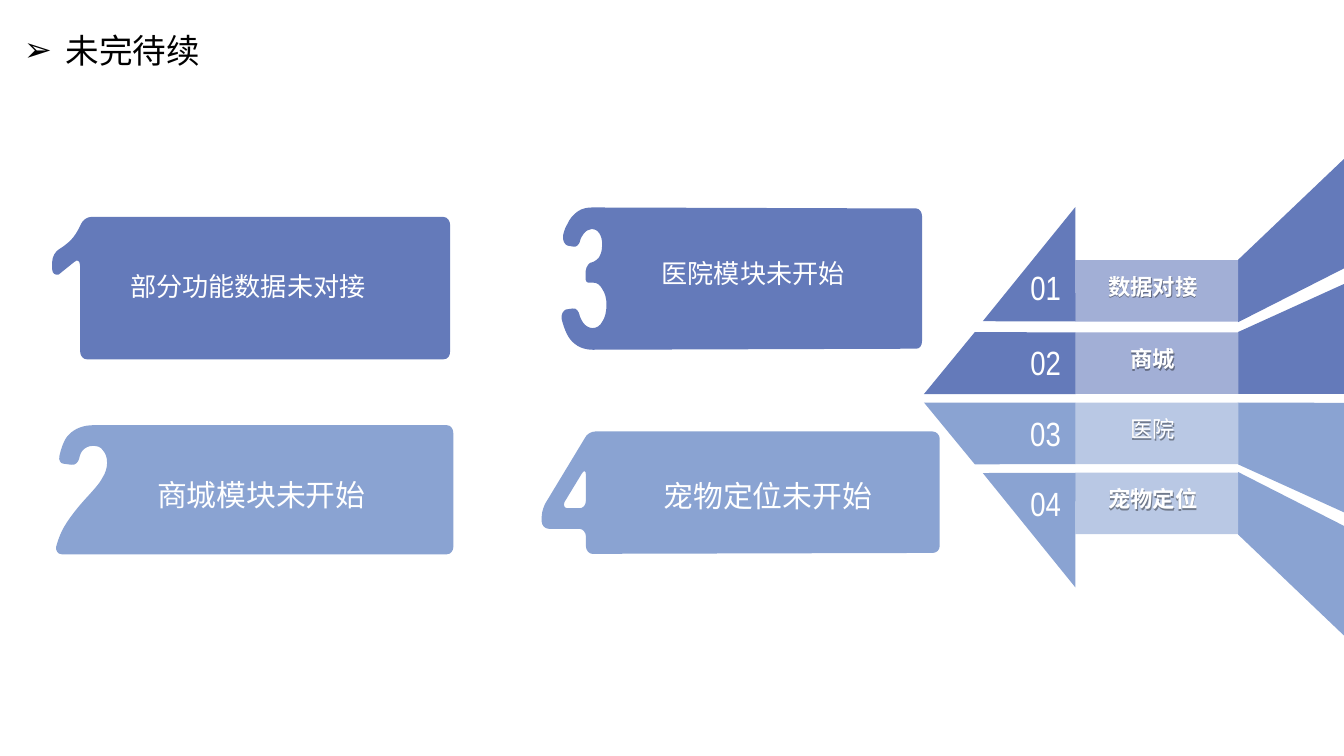
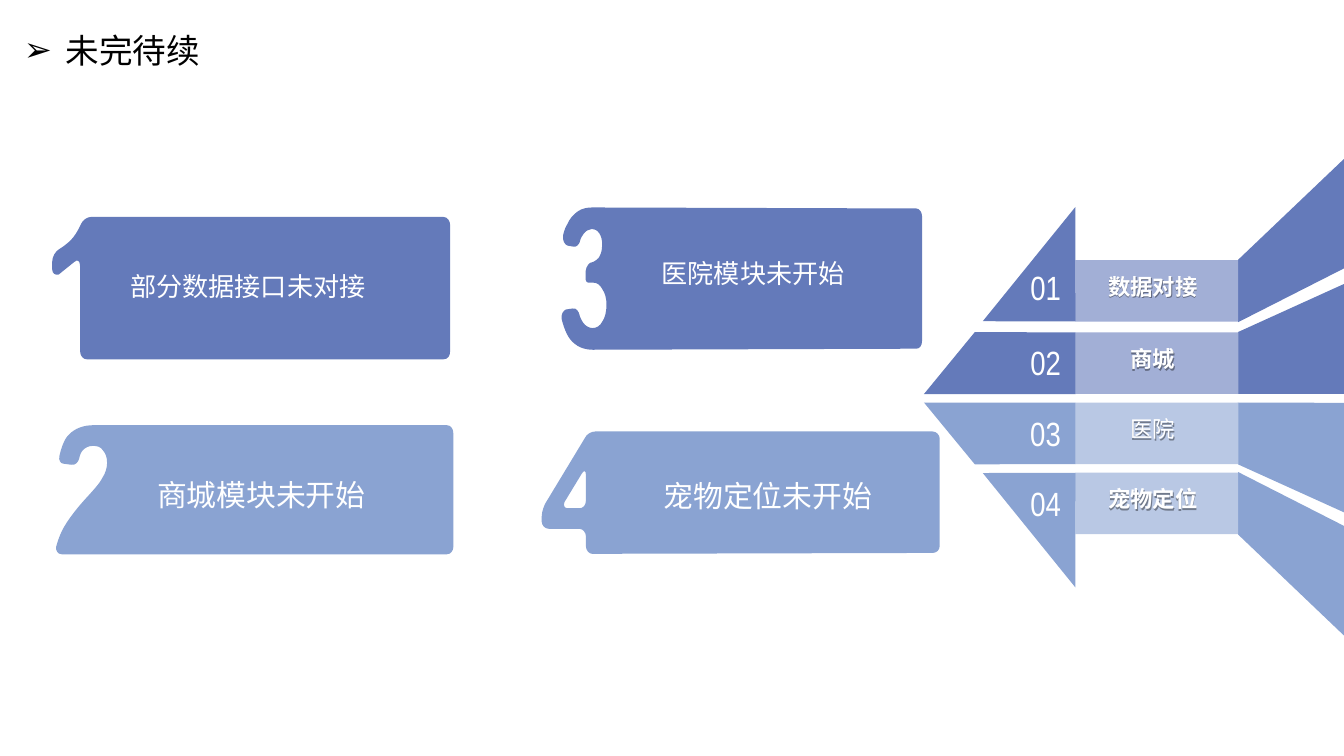
Before and after one commit to wenwudeng/MyDocument, a slide deck: slide 18 of 中期答辩/宠物生活APP的设计与实现.pptx (slide 17 before the commit). Drawn at 1344x756 pixels with LibreOffice and Linux fonts; fonts in the diff are those of the drawing. Boxes give left, top, right and bottom in pixels: in the first picture for what was removed or moved away, otherwise in the second. Text is boxed around its words. In the diff, an @@ line names an element or a change of style, - is before the commit and + after.

```diff
--- a/中期答辩/宠物生活APP的设计与实现.pptx
+++ b/中期答辩/宠物生活APP的设计与实现.pptx
@@ text at [130, 274, 366, 298]: text changed @@
-部分功能数据未对接
+部分数据接口未对接
```
Also in this commit, not shown: 9 other slides changed, 1 slide added.
